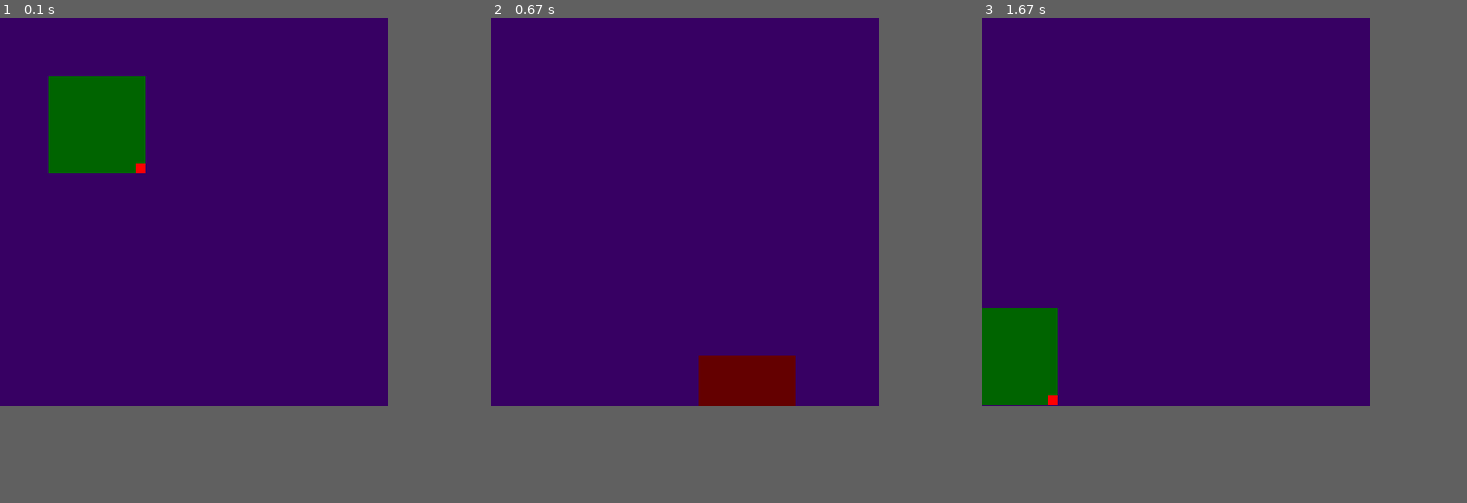
Above: before the commit, frames 1-3 (left to right).
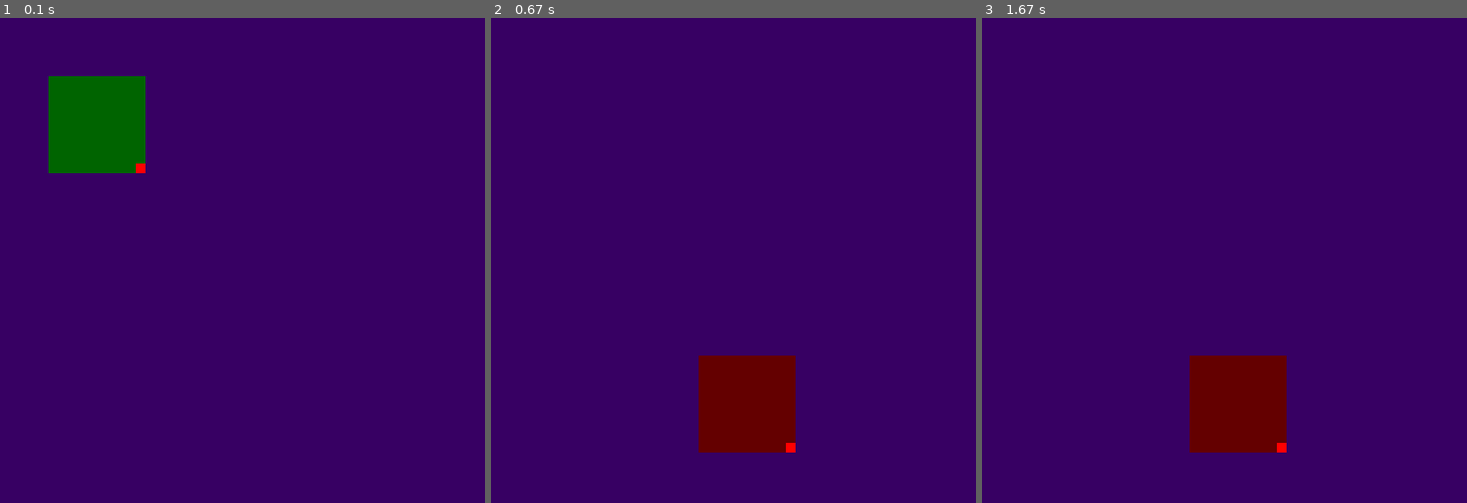
Above: after the commit, the same moments.

Repository: mishef10/PyGame_Efanov
Game: pygame game, started from Bars2.py
The game is run twice, just before and just after one commit, with the same random seed, the same clock (stepped at 60 frames per second) and the same inputs.
Inputs (mouse positions are in pixels of both pictures, inside the frame that each line leads up to):
- Up to frame 1 (0.1 s): no input
- Up to frame 2 (0.67 s): press the mouse at (588, 124) at 0.37 s; move the mouse to (665, 265) at 0.47 s; release the mouse at (748, 406) at 0.6 s
- Up to frame 3 (1.67 s): press the mouse at (1282, 449) at 0.7 s; move the mouse to (1166, 425) at 0.8 s; release the mouse at (1054, 401) at 0.93 s
In our replay, the window is 400x400 before the commit and 500x500 after it. These sizes can differ from the game's own. Grey fills any space a smaller window leaves; there, only what the larger window draws over its background counts as a difference.

The runs differ from the first frame. In frame 1, only the window size differs. In frame 2, 1.9% of the frame differs, in the area x 42-63%, y 80-90%; in frame 3, 7.1%, in the area x 0-63%, y 59-90%.

Commit message:
Отрисовываю кнопку

Diff:
--- a/Bars2.py
+++ b/Bars2.py
@@ -7,7 +7,7 @@
         self.height = height
         self.color = color
         self.color2 = (100,0,0)
-        self.image = pygame.Surface((width, height))
+        self.image = pygame.Surface((self.width,self.height))
         self.rect = self.image.get_rect()
         self.rect.x = coords[0]
         self.rect.y = coords[1]
@@ -26,34 +26,37 @@
         pygame.draw.rect(self.image, self.color, ((0,0),(self.width,self.height)))
         pygame.draw.rect(self.image,self.colorDrag,((self.rectDragX,self.rectDragY),(self.widthDrag,self.heightDrag)))
 
+
+
     def events(self, event):
         if event.type == pygame.MOUSEBUTTONDOWN:
             if event.button == 1:
                 print(event.pos[0],event.pos[1])
-                print(self.rectDragX)
-                print(self.rectDragY)
-                print(self.widthDrag)
-                print(self.heightDrag)
-                if self.collidePoint(event.pos[0], event.pos[1]) == True:
+                if self.collidePointSmall(event.pos[0],event.pos[1]) == True:
+                    self.drop = True
+                    print("True")
+                elif self.collidePoint(event.pos[0], event.pos[1]) == True:
                     self.drag = True
                     print("Flag True")
         if event.type == pygame.MOUSEBUTTONUP:
+            self.drop = False
             self.drag = False
         if event.type==pygame.MOUSEMOTION:
             if self.drop==True:
-                self.DragDrop(event.rel[0],event.rel[1])
+                self.Drag(event.rel[0],event.rel[1])
             if self.drag==True:
                 self.moveON(event.rel[0],event.rel[1])
 
+    def collidePointSmall(self,mouse_x, mouse_y):
+        if self.rect.x+self. rectDragX<mouse_x<self.rect.x+self.rectDragX+self.widthDrag and self.rect.y+self.rectDragY<mouse_y<self.rect.y+self.rectDragY+self.heightDrag:
+            return True
+        else:
+            return False
 
     def collidePoint(self,mouse_x, mouse_y):
         # Метод принемает позицию мыши и возвращает значчение:
         # 'True'- мышь находится в прямоугольние,
         # 'False' - мышь не находистя в прямоугольнике
-        if self.rectDragX<mouse_x<self.rectDragX+self.widthDrag and self.rectDragY<mouse_y<self.rectDragY+self.heightDrag:
-            self.drop=True
-            print("True")
-            return False
         if self.rect.x<mouse_x<self.rect.x+self.width and self.rect.y<mouse_y<self.rect.y+self.height:
             color=self.color
             self.color=self.color2
@@ -63,16 +66,15 @@
             print("False")
             return False
 
-
     def moveON(self,move_x,move_y):
+        # Перемещает
         self.rect.x+=move_x
         self.rect.y+=move_y
 
-    def DragDrop(self,move_x,move_y):
-        self.width=self.width+move_x
-        self.height=self.height+move_y
-
-
+    def Drag(self,move_x,move_y):
+        # Изменяетет размер блока курсором мыши
+        self.width+=move_x
+        self.height+=move_y
 
     def render(self,screen):
         screen.blit(self.image,self.rect)
@@ -80,7 +82,7 @@
 
 
 pygame.init() #инициализация
-display = pygame.display.set_mode((400,400)) #создание окна
+display = pygame.display.set_mode((500,500)) #создание окна
 block1=Block((50,60),100,100,(0,100,0))
 # block2=Block((80,80),30,30,(44,44,44))
 x=0
--- /dev/null
+++ b/Utilities/fgh.py
@@ -0,0 +1,148 @@
+import pygame,os, sys
+
+"""
+Класс для создания кнопки.
+Автор: Дмитрий Шишлянников
+
+Для создания кнопки необходимо передать следующие аргументы:
+image_names - кортеж из трех имен картинок для кнопки. 1-Обычное сосояние, 2-при наведении, 3-при нажатии.
+path - путь к картинкам, относительно корня проекта. (значения по умолчанию см. в конструкторе класса)
+pos - Координаты верхнего левого угла кнопки относительно верхнего левого угла окна программы
+function - имя функции, которая запускается при клике на кнопку
+parent - оставлено для совместимости с другим проектом
+text - надпись на кнопке
+w,h - ширина и высота кнопки. Если не заданы, размер кнопки равен размеру картинки. Если задано только одно значение,
+размер картинки изменяется пропорционально.
+"""
+class Button:  #основная кнопка
+    def __init__(self,image_names, path='Images/Buttons',pos=(0,0),function=None,parent = None, text = 'Simple Button',w=0,h=0):
+        self.image_normal = load_image(image_names[0],alpha_channel=True,dir_name=path)   #изображение кнопки в базовом состоянии
+        self.image_on_over = load_image(image_names[1],alpha_channel=True,dir_name=path)  #изображение кнопки в базовом состоянии
+        self.image_on_click = load_image(image_names[2],alpha_channel=True,dir_name=path) #изображение кнопки в базовом состоянии
+        self.images = [self.image_normal,self.image_on_over,self.image_on_click] #список с кнопками
+        if w != 0 and h != 0:             #изменение размера картинки, если заданы ширина и высота
+            for i in range(0,3):
+                self.images[i] = pygame.transform.scale(self.images[i],(w,h))
+        elif w != 0 and h == 0:          #если задан один размер, то второй изменяется пропорционально
+            for i in range(0,3):
+                rect = self.images[i].get_rect()
+                h = int(rect.h*(w/rect.w))
+                self.images[i] = pygame.transform.scale(self.images[i],(w,h))
+        elif w == 0 and h != 0:
+            for i in range(0,3):
+                rect = self.images[i].get_rect()
+                w = int(rect.w*(h/rect.h))
+                self.images[i] = pygame.transform.scale(self.images[i],(w,h))
+
+        self.current_image = self.images[0]     #текущая картинка
+
+        self.rect = self.current_image.get_rect()
+        self.rect.x = pos[0]
+        self.rect.y = pos[1]
+
+        self.text = Text(text)                  #текст кнопки
+        self.text_surf = self.text.font.render(text, True, (0,0,0))   #поверхность текста
+        self.rect_text = self.text_surf.get_rect()    #рект текста
+        self.rect_text.x = self.rect.x+self.rect.w/2-self.rect_text.w/2  #смещение текста на центр картинки кнопки,
+        # к координате кнопки прибавляется половина длины картинки и отнимается половина длины текста
+        self.rect_text.y = self.rect.y+self.rect.h/2-self.rect_text.h/2
+
+        self.function = function     #функция кнопки
+        self.parent = parent         #родитель кнопки, по умолчанию отсутствует
+
+    def event(self,event):
+        if event.type == pygame.MOUSEBUTTONDOWN:
+            if self.check_mouse_coords(event.pos):
+                if self.parent:
+                    parametrs = self.parent.get_parametrs_for_function() #получает от родителя
+                    self.function(parametrs) #вызывает с функцию с передачей аргументов
+                elif self.function:
+                    self.function()          #если родителя нет, то функция вызывается без передачи аргументов
+                self.change_image('click')
+
+        if event.type == pygame.MOUSEBUTTONUP:
+            if self.check_mouse_coords(event.pos):
+                self.change_image('over')
+
+        if event.type == pygame.MOUSEMOTION:
+            if self.check_mouse_coords(event.pos):       #если курсор на картинке, смена картинки
+                self.change_image('over')                 #метод смены картинки
+            elif not self.check_mouse_coords(event.pos):
+                self.change_image('normal')
+
+    def change_image(self,status):   #cмена картинки в зависимости от статуса
+        if status == 'normal':
+            self.current_image = self.images[0]
+        elif status == 'over':
+            self.current_image = self.images[1]
+        elif status == 'click':
+            self.current_image = self.images[2]
+
+    def check_mouse_coords(self,xy):           #проверяет, находятся ли координаты мыши в ректе картинки
+        if self.rect.collidepoint(xy):
+            return True
+        else:
+            return False
+
+    def update(self, dt):
+        pass
+
+    def render(self,screen):
+        screen.blit(self.current_image,self.rect) #на экран рисуется картинка кнопка
+        screen.blit(self.text_surf,self.rect_text)
+
+
+class Text:   #простой класс, для вывода текста
+    def __init__(self,text,x = 0,y = 0):
+        self.x = x
+        self.y = y
+        self.text = text
+        self.font = pygame.font.Font(None, 24)
+
+
+def load_image(name,alpha_channel,dir_name): #функция загрузки картинки (взята из примера)
+    fullname = os.path.join(dir_name,name) #путь картинки
+    try:
+        image = pygame.image.load(fullname) #загрузка картинки
+    except (pygame.error):
+        print("Cannot load image:", fullname)
+        return 0
+    if (alpha_channel): #если есть альфа канал, конвертирование картинки с учетом альфа канала
+        image = image.convert_alpha()
+    else:
+        image = image.convert() #если альфа канала нету, конвертирование без учета альфа канала (непонятно зачем, но надо)
+
+    return image
+
+
+
+#Демонстрация использования класса для создания кнопки
+def hello_world():
+    print('Hello world!')
+
+if __name__ == "__main__":
+    pygame.init()
+
+    screen = pygame.display.set_mode((640, 480))
+    render_list = []
+    #Создаем кнопку
+    button = Button(pos = (10,10),image_names =('button_off.png','button_hover.png','button_click.png'),
+                    function=hello_world, text='New Button', w =200)
+
+
+
+    while True:
+        screen.fill((10,100,10))
+
+        for event in pygame.event.get():
+            #Пересылаем все события кнопке
+            button.event(event)
+            if event.type == pygame.QUIT:
+                sys.exit()
+
+        #Обновляем и отрисовываем кнопку на экране
+        button.update(0)
+        button.render(screen)
+
+
+        pygame.display.flip()
--- /dev/null
+++ b/button.py
@@ -0,0 +1,42 @@
+# -*- coding: utf-8 -*-
+import pygame,os
+class Button:
+    def __init__(self,coords,weght,height):
+        self.x=coords[0]
+        self.y=coords[1]
+        # self.image_normal = load_image(image_names[0],alpha_channel=True,dir_name=path)
+        # self.image_on_over = load_image(image_names[1],alpha_channel=True,dir_name=path)
+        # self.image_on_click = load_image(image_names[2],alpha_channel=True,dir_name=path)
+        # self.images = [self.image_normal,self.image_on_over,self.image_on_click]
+
+def load_image(name,alpha_cannel):
+    fullname = os.path.join('Images', name)
+
+    try:
+        image = pygame.image.load(fullname) # Загружаем картинку и сохраняем поверхность (Surface)
+    except (pygame.error): # Если картинки нет на месте
+        print("Cannot load image:", name)
+        return 0
+    if(alpha_cannel):
+        image = image.convert_alpha()
+    else:
+        image = image.convert()
+
+if image:
+    done = False
+else:
+    done = True
+
+    return image
+while not done: #главный цикл программы
+    for e in pygame.event.get(): #цикл обработки очереди событий окна
+        if e.type == pygame.QUIT: #Обработка события "Закрытие окна"
+            done = True
+
+
+
+
+    screen.fill(colors[i])
+    screen.blit(image,(x,y))  #отрисовываем содержимое поверхности image на поверхность screen
+    screen.blit(image2,(200,200))
+    pygame.display.flip()       #показываем на экране все что нарисовали на основной поверхности
